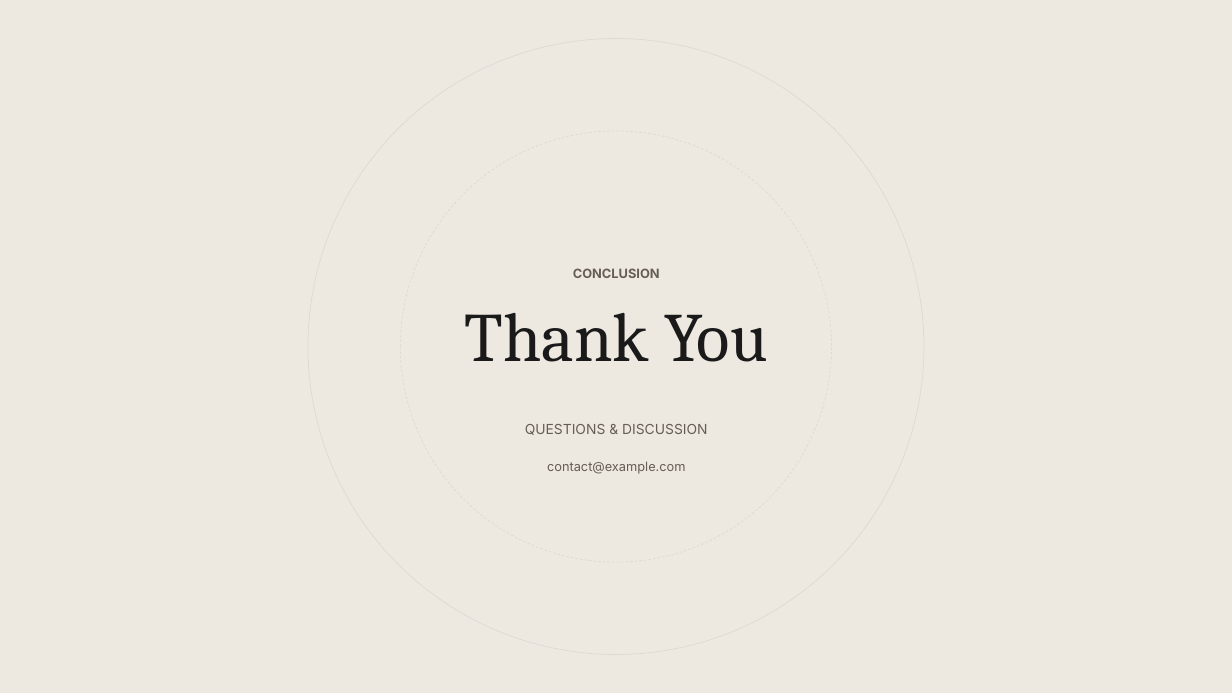
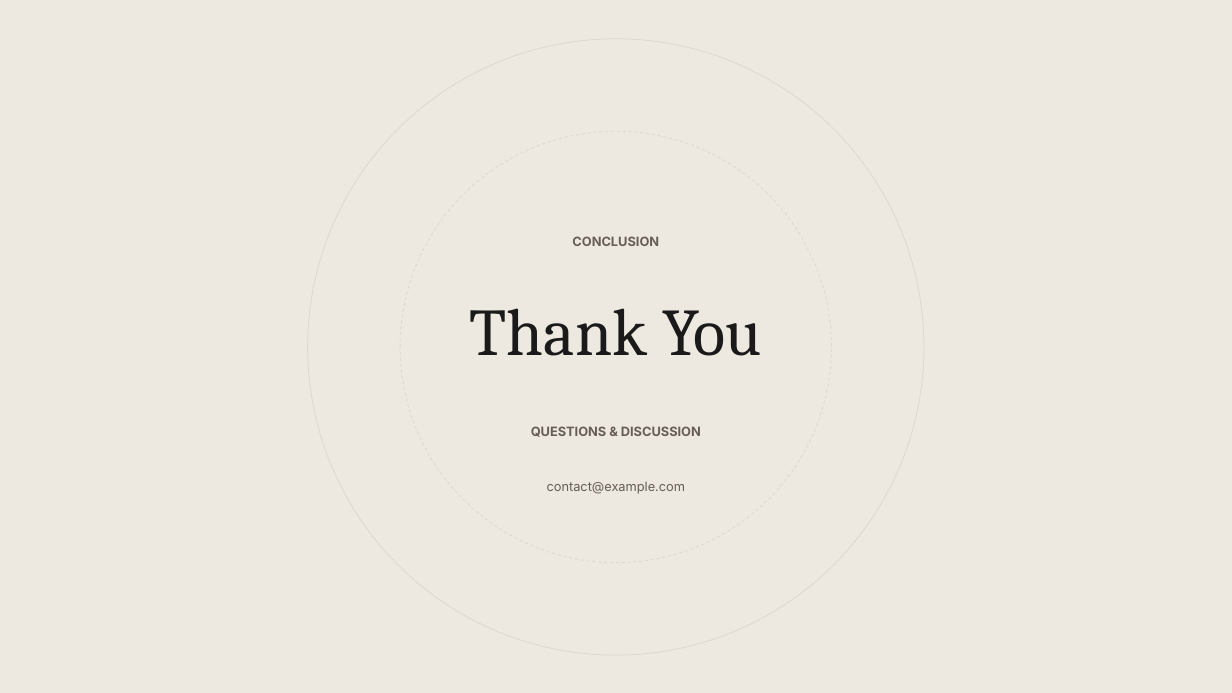
Before and after one commit to hustcer/pptx-nova, a slide deck: slide 10 of pptx-nova/assets/examples/cartesian/deck.pptx. Drawn at 1232x693 pixels with LibreOffice and Linux fonts; fonts in the diff are those of the drawing. Boxes give left, top, right and bottom in pixels: in the first picture for what was removed or moved away, otherwise in the second. Text is boxed around its words. In the diff, an @@ line names an element or a change of style, - is before the commit and + after.

```diff
--- a/pptx-nova/assets/examples/cartesian/deck.pptx
+++ b/pptx-nova/assets/examples/cartesian/deck.pptx
@@ ellipse at <box>308,39,924,655</box>: fill #EDE8E0 to none; outline #DED8D2 0.5 pt to #DED8D2 0.65 pt @@
@@ ellipse at <box>400,131,832,563</box>: fill #EDE8E0 to none; outline #DED8D2 0.5 pt dashed to #DED8D2 0.65 pt dashed @@
@@ text "CONCLUSION" at <box>572,236,659,246</box>: line spacing 1 to 1.2 @@
@@ text "CONCLUSION": place and size @@
-text "CONCLUSION" at <box>573,268,660,278</box>
+text "CONCLUSION" at <box>572,236,659,246</box>
@@ text "Thank You" at <box>470,308,762,356</box>: size 54 to 52 pt; line spacing 1 to 1.2 @@
@@ text "QUESTIONS & DISCUSSION" at <box>531,426,701,437</box>: size 10.8 to 10 pt, bold on; line spacing 1 to 1.2 @@
@@ text "contact@example.com": place and size @@
-text "contact@example.com" at <box>547,461,686,474</box>
+text "contact@example.com" at <box>547,482,686,494</box>
@@ text "contact@example.com" at <box>547,482,686,494</box>: line spacing 1 to 1.2 @@
```
Also in this commit, not shown: 9 other slides changed, 44 other files.
